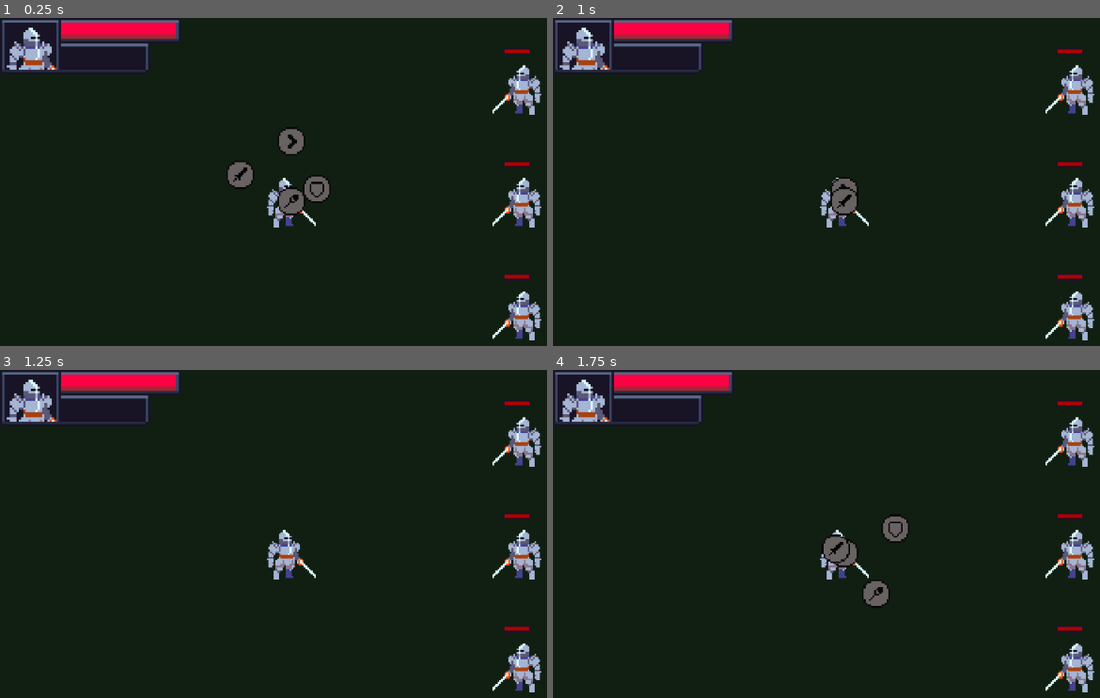
Above: before the commit, frames 1-4 (two rows, left to right).
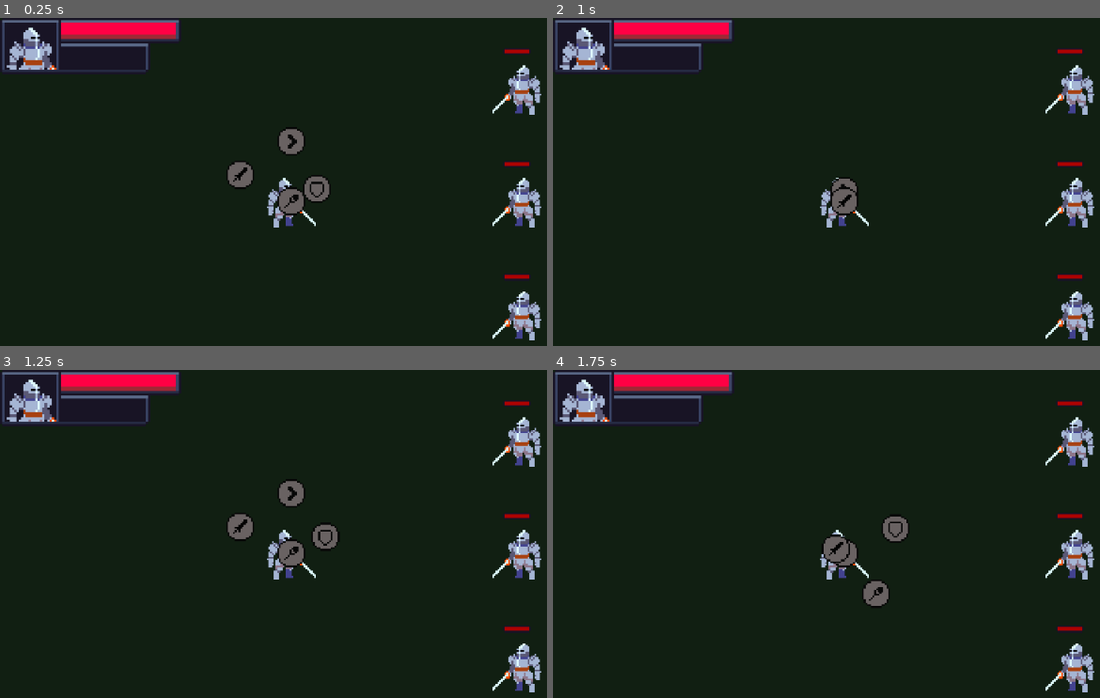
Above: after the commit, the same moments.

Repository: SamuelAlves-23/shoveljam2025
Game: Godot game, scene res://scenes/battle_scene/battle_scene.tscn
Same seed, same stepped clock (60 frames per second), same inputs: the game is played once before the commit and once after it. The project has no main scene, so this scene is started directly.
Inputs (mouse positions are in pixels of both pictures, inside the frame that each line leads up to):
- Up to frame 1 (0.25 s): no input
- Up to frame 2 (1 s): move the mouse to (875, 241) at 0.52 s; hold D (move_right) from 0.53 s (still down); hold Q (attack) from 0.53 s (still down); click (875, 241) at 0.67 s; tap Space (confirm) at 0.8 s
- Up to frame 3 (1.25 s): keep holding D (move_right); keep holding Q (attack)
- Up to frame 4 (1.75 s): move the mouse to (777, 602) at 1.27 s; release D (move_right) at 1.28 s; release Q (attack) at 1.28 s; hold S (move_down) from 1.28 s (still down); tap Space (confirm) at 1.35 s; tap E (guard) at 1.55 s

Frames 1-2 are identical in both runs. In frame 3, 1.1% of the frame differs, in the area x 41-62%, y 33-61%; in frame 4, nothing differs.

Commit message:
Comprobación de inputs

Diff:
--- a/scenes/battle_scene/battle_scene.gd
+++ b/scenes/battle_scene/battle_scene.gd
@@ -21,6 +21,7 @@
 @onready var combo_container: HBoxContainer = $ComboContainer
 
 @onready var combo_options: Array = ["attack", "guard", "magic"]
+@onready var allowed_actions: Array = ["attack", "guard", "magic"]
 @onready var current_combo: Array = []
 
 @onready var is_player_turn: bool = true
@@ -41,30 +42,38 @@
 
 
 func _unhandled_input(event: InputEvent) -> void:
-	if current_combo.size() != 0:
-		if event.is_action_pressed("attack"):
+	if action_allowed(event):
+		if current_combo.size() != 0:
+			if event.is_action_pressed("attack"):
+				await actions_holder.hide_actions()
+				update_state(STATES.TARGETING)
+			elif event.is_action_pressed("guard"):
+				print("BLOQUEANDO")
+				await actions_holder.hide_actions()
+				PlayerStats.guarding = true
+				add_combo(GlobalManager.combo_pieces[1])
+				print(current_combo)
+				update_state(STATES.ENEMY_TURN)
+			elif event.is_action_pressed("magic"):
+				print("Magia")
+				await actions_holder.hide_actions()
+				for enemy in enemies:
+					enemy.damage(ceil(PlayerStats.player_stats["attack"] / 2))
+					add_combo(GlobalManager.combo_pieces[2])
+					print(current_combo)
+					update_state(STATES.ENEMY_TURN)
+		else:
+			print("EMPIEZA EL COMBO")
 			await actions_holder.hide_actions()
-			update_state(STATES.TARGETING)
-		elif event.is_action_pressed("guard"):
-			print("BLOQUEANDO")
-			await actions_holder.hide_actions()
-			PlayerStats.guarding = true
-			add_combo(GlobalManager.combo_pieces[1])
+			add_combo(GlobalManager.combo_pieces.pick_random())
+			print(current_combo)
 			update_state(STATES.ENEMY_TURN)
-		elif event.is_action_pressed("magic"):
-			print("Magia")
-			await actions_holder.hide_actions()
-			for enemy in enemies:
-				enemy.damage(ceil(PlayerStats.player_stats["attack"] / 2))
-				add_combo(GlobalManager.combo_pieces[2])
-				update_state(STATES.ENEMY_TURN)
-	else:
-		print("EMPIEZA EL COMBO")
-		await actions_holder.hide_actions()
-		add_combo(GlobalManager.combo_pieces.pick_random())
-		print(current_combo)
-		update_state(STATES.ENEMY_TURN)
 
+func action_allowed(event: InputEvent) -> bool:
+	for action in allowed_actions:
+		if event.is_action_pressed(action):
+			return true
+	return false
 
 func erase_enemy(enemy) -> void:
 	enemies.erase(enemy)
@@ -109,6 +118,7 @@
 func player_attack() -> void:
 	enemies[index].damage(PlayerStats.player_stats["attack"])
 	add_combo(GlobalManager.combo_pieces[0])
+	print(current_combo)
 	update_state(STATES.ENEMY_TURN)
 
 func update_state(new_state: STATES) -> void:
